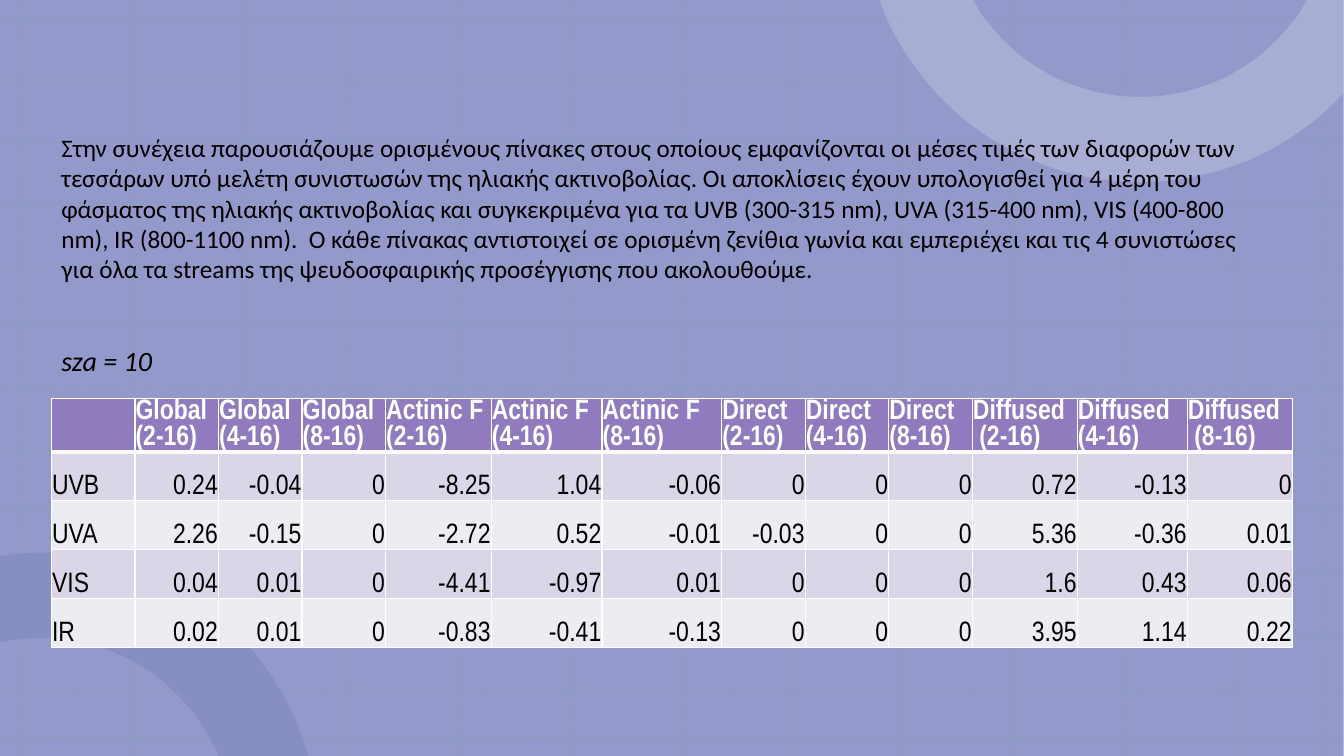
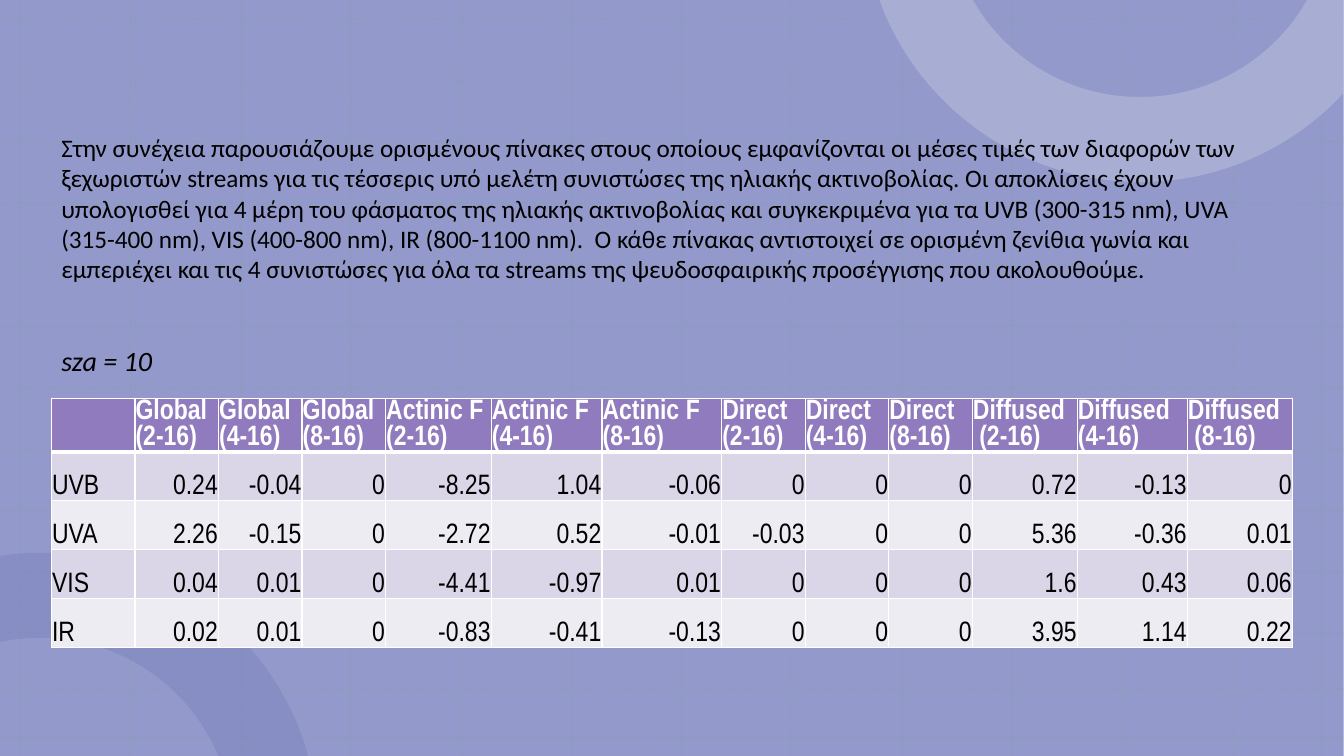
Before and after one commit to nadezsha/MSc---Applied-Meteorology-and-Environmental-Physics, a slide deck: slide 12 of Radiation and Atmosphere Interaction/Report 2/ΕργασίαΔύο.pptx. Drawn at 1344x756 pixels with LibreOffice and Linux fonts; fonts in the diff are those of the drawing. Boxes give left, top, right and bottom in pixels: in the first picture for what was removed or moved away, otherwise in the second. Text is boxed around its words. In the diff, an @@ line names an element or a change of style, - is before the commit and + after.

Commit message:
fixed a few typos

```diff
--- a/Radiation and Atmosphere Interaction/Report 2/ΕργασίαΔύο.pptx
+++ b/Radiation and Atmosphere Interaction/Report 2/ΕργασίαΔύο.pptx
@@ text at (x1=61, y1=139, x2=1234, y2=283): text changed @@
-Στην συνέχεια παρουσιάζουμε ορισμένους πίνακες στους οποίους εμφανίζονται οι μέσες τιμές των διαφορών των τεσσάρων υπό μελέτη συνιστωσών της ηλιακής ακτινοβολίας. Οι αποκλίσεις έχουν υπολογισθεί για 4 μέρη του φάσματος της ηλιακής ακτινοβολίας και συγκεκριμένα για τα UVB (300-315 nm), UVA (315-400 nm), VIS (400-800 nm), IR (800-1100 nm). Ο κάθε πίνακας αντιστοιχεί σε ορισμένη ζενίθια γωνία και εμπεριέχει και τις 4 συνιστώσες για όλα τα streams της ψευδοσφαιρικής προσέγγισης που ακολουθούμε.
+Στην συνέχεια παρουσιάζουμε ορισμένους πίνακες στους οποίους εμφανίζονται οι μέσες τιμές των διαφορών των ξεχωριστών streams για τις τέσσερις υπό μελέτη συνιστώσες της ηλιακής ακτινοβολίας. Οι αποκλίσεις έχουν υπολογισθεί για 4 μέρη του φάσματος της ηλιακής ακτινοβολίας και συγκεκριμένα για τα UVB (300-315 nm), UVA (315-400 nm), VIS (400-800 nm), IR (800-1100 nm). Ο κάθε πίνακας αντιστοιχεί σε ορισμένη ζενίθια γωνία και εμπεριέχει και τις 4 συνιστώσες για όλα τα streams της ψευδοσφαιρικής προσέγγισης που ακολουθούμε.
```
Also in this commit, not shown: 4 other slides changed.
